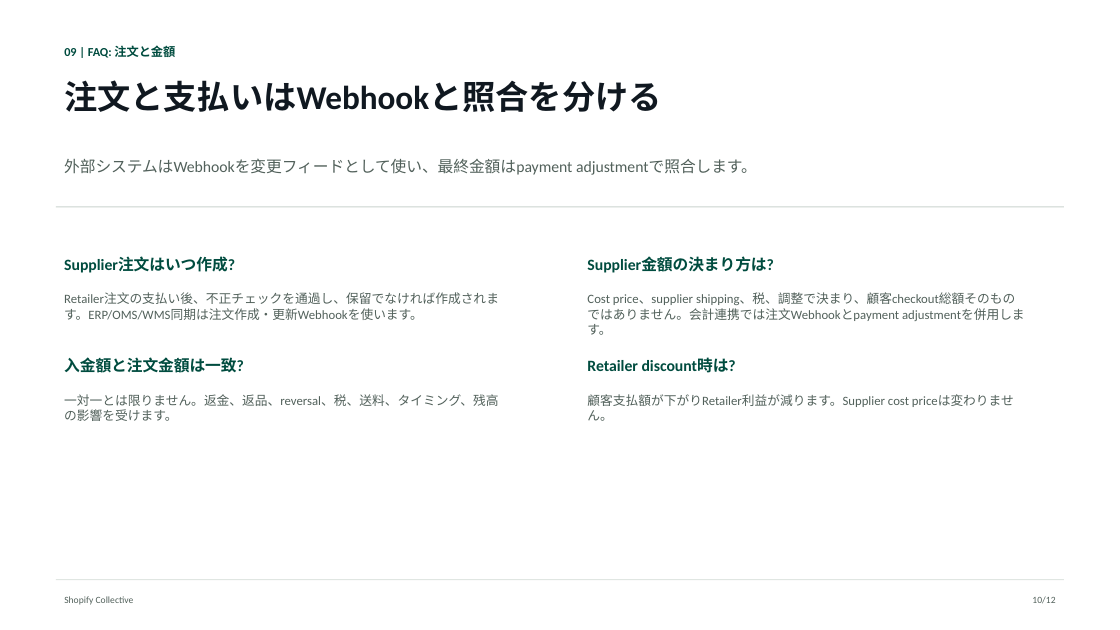
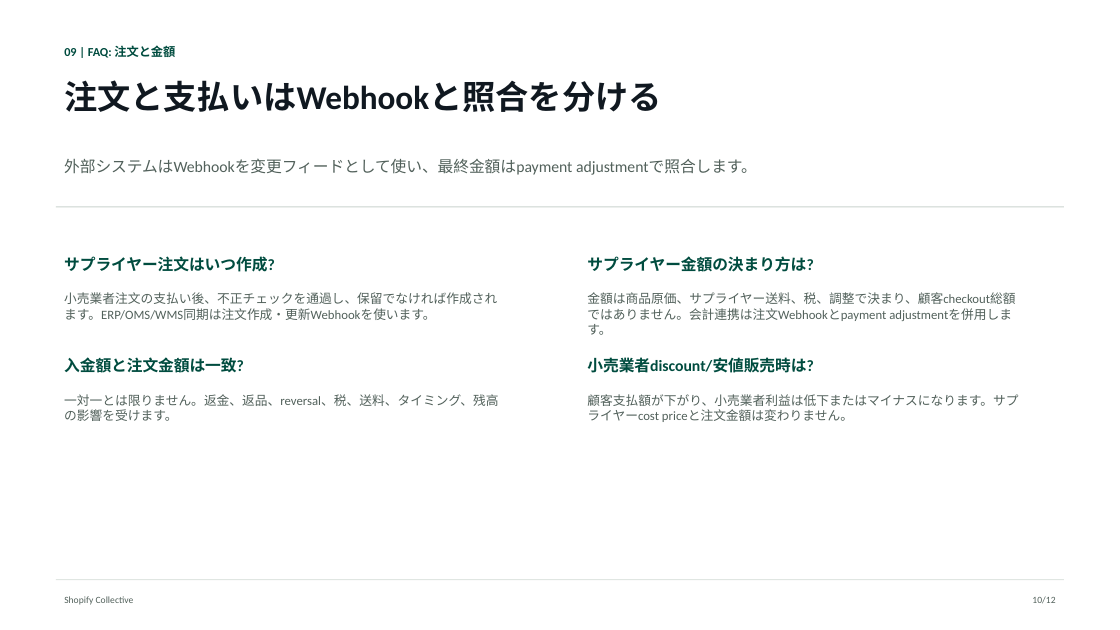
Before and after one commit to shopify-apac-ts/shopify-technical-docs, a slide deck: slide 10 of products/shopify-collective/ja/shopify-collective-architecture-ja.pptx. Drawn at 1120x630 pixels with LibreOffice and Linux fonts; fonts in the diff are those of the drawing. Boxes give left, top, right and bottom in pixels: in the first picture for what was removed or moved away, otherwise in the second. Text is boxed around its words. In the diff, an @@ line names an element or a change of style, - is before the commit and + after.

```diff
--- a/products/shopify-collective/ja/shopify-collective-architecture-ja.pptx
+++ b/products/shopify-collective/ja/shopify-collective-architecture-ja.pptx
@@ text at (x1=64, y1=256, x2=275, y2=272): text changed @@
-Supplier注文はいつ作成?
+サプライヤー注文はいつ作成?
@@ text at (x1=587, y1=256, x2=813, y2=272): text changed @@
-Supplier金額の決まり方は?
+サプライヤー金額の決まり方は?
@@ text at (x1=64, y1=292, x2=497, y2=320): text changed @@
-Retailer注文の支払い後、不正チェックを通過し、保留でなければ作成されます。ERP/OMS/WMS同期は注文作成・更新Webhookを使います。
+小売業者注文の支払い後、不正チェックを通過し、保留でなければ作成されます。ERP/OMS/WMS同期は注文作成・更新Webhookを使います。
@@ text at (x1=587, y1=292, x2=1015, y2=335): text changed @@
-Cost price、supplier shipping、税、調整で決まり、顧客checkout総額そのものではありません。会計連携では注文Webhookとpayment adjustmentを併用します。
+金額は商品原価、サプライヤー送料、税、調整で決まり、顧客checkout総額ではありません。会計連携は注文Webhookとpayment adjustmentを併用します。
@@ text at (x1=587, y1=357, x2=813, y2=373): text changed @@
-Retailer discount時は?
+小売業者discount/安値販売時は?
@@ text at (x1=587, y1=394, x2=1018, y2=422): text changed @@
-顧客支払額が下がりRetailer利益が減ります。Supplier cost priceは変わりません。
+顧客支払額が下がり、小売業者利益は低下またはマイナスになります。サプライヤーcost priceと注文金額は変わりません。
```
Also in this commit, not shown: 11 other slides changed, 5 other files.
